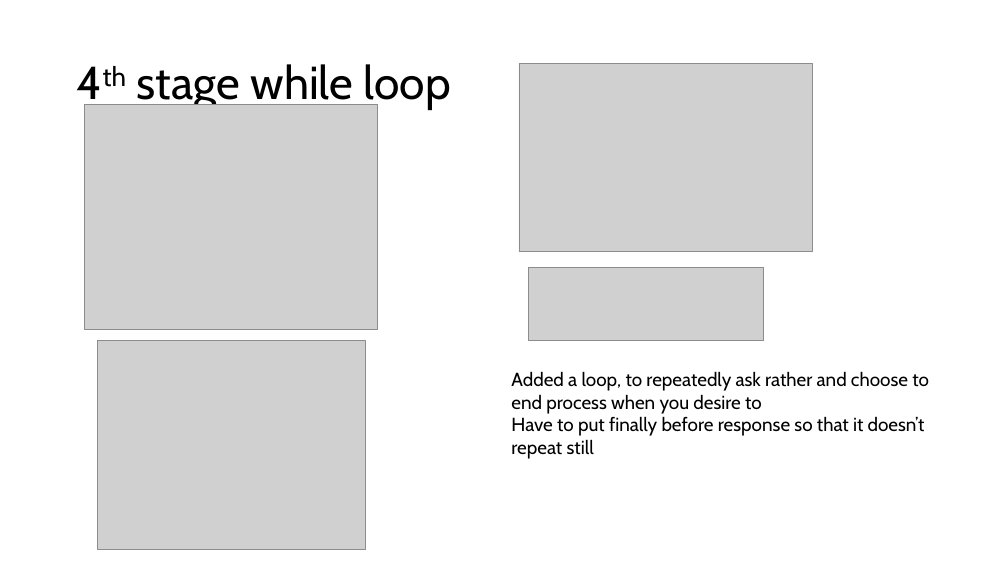
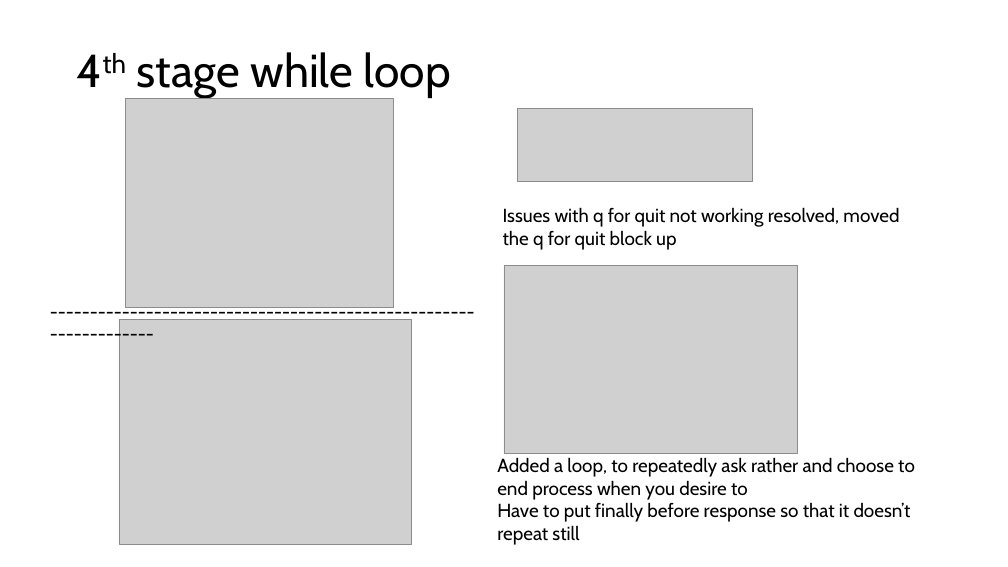
Before and after one commit to PengoPango/403IT_Programming_repos, a slide deck: slide 5 of 403_Programming/assignments/palindromeprogress_screenshots.pptx. Drawn at 1008x567 pixels with LibreOffice and Linux fonts; fonts in the diff are those of the drawing; grey boxes stand for pictures. Boxes give left, top, right and bottom in pixels: in the first picture for what was removed or moved away, otherwise in the second. Text is boxed around its words. In the diff, an @@ line names an element or a change of style, - is before the commit and + after.

```diff
--- a/403_Programming/assignments/palindromeprogress_screenshots.pptx
+++ b/403_Programming/assignments/palindromeprogress_screenshots.pptx
@@ title "4th stage while loop": place and size @@
-title "4th stage while loop" at box(137, 64, 451, 110)
+title "4th stage while loop" at box(137, 52, 451, 98)
@@ picture: place and size @@
-picture at box(98, 340, 365, 549)
+picture at box(126, 98, 393, 307)
@@ picture: place and size @@
-picture at box(529, 267, 765, 340)
+picture at box(517, 108, 753, 181)
@@ text added at box(503, 207, 899, 250), 18 pt, text #000000 @@
+Issues with q for quit not working resolved, moved the q for quit block up
@@ picture: place and size @@
-picture at box(520, 64, 813, 252)
+picture at box(504, 265, 798, 454)
@@ text added at box(42, 296, 488, 326), 18 pt, text #000000 @@
+------------------------------------------------------------------
@@ picture: place and size @@
-picture at box(85, 104, 378, 329)
+picture at box(119, 319, 412, 544)
@@ text "Added a loop, to repeatedly ...": place and size @@
-text "Added a loop, to repeatedly ..." at box(511, 371, 929, 459)
+text "Added a loop, to repeatedly ..." at box(497, 457, 915, 545)
```
Also in this commit, not shown: 3 other slides changed, 1 slide added, 1 slide removed, 4 other files.
